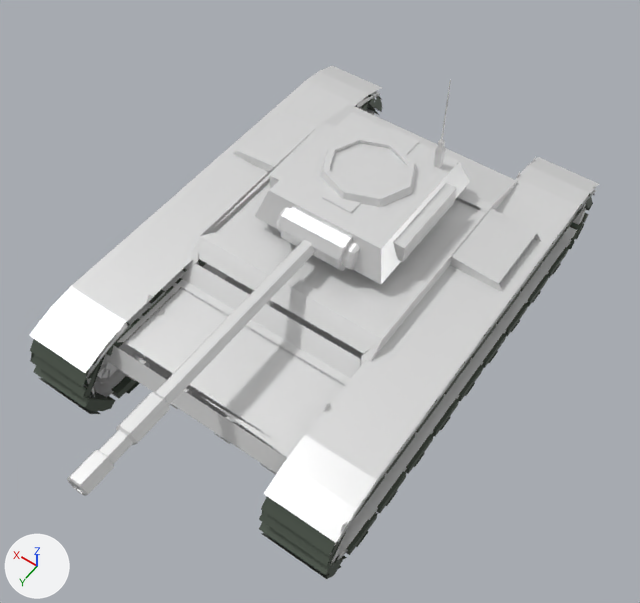
One commit to the glTF model assets/tank_guardian.glb: the scene before it, then after it.
Rendered twice from a camera (50 mm lens) standing at (-2.6, 3.8, 5.99) and looking at (-0.24, 0.49, 0.79). Every picture has the same lights, and +X, +Y and +Z are marked at lower left. The first picture is the older version. Where no turn or scale is listed for an object, it has been applied to the vertices. Vertices at exactly the same position are counted once.

Before the edit, the objects in view are built like this:
```python
ob_tankbody = bpy.data.objects.new('TankBody', me_tank_body)
ob_tankbody.location = (0.0, 0.0, 0.0)
ob_tankturret = bpy.data.objects.new('TankTurret', me_tank_turret)
ob_tankturret.location = (0.0, -0.543, 0.776)
```
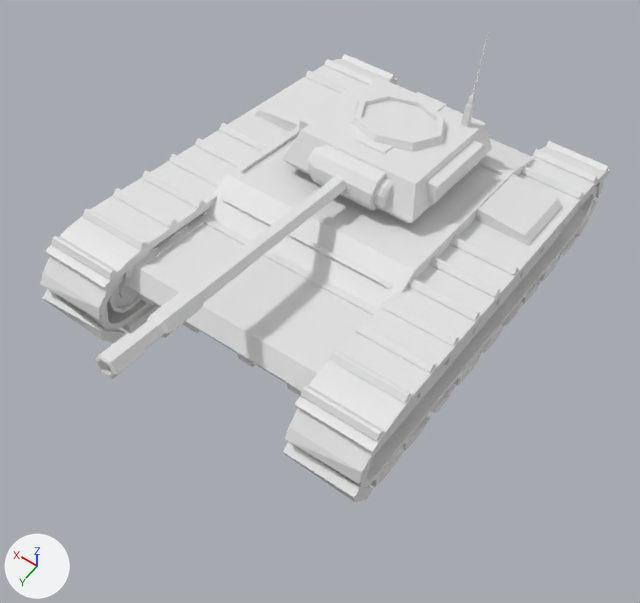
Where the newer file only moved an object's origin or applied its transform, the numbers keep the older frame.

Changed parts and their boxes (x1, y1, x2, y2) in the pictures (640 x 603 px; the box of a moved part takes in the faces that stretch with it):
'TankBody', surface changed, reshaped (13% shorter): before (29, 66, 599, 579); after (40, 54, 610, 502)
'TankTurret', surface changed, reshaped (16% shorter): before (67, 80, 470, 496); after (95, 28, 492, 379)
part 1 of me_tank_body, moved or reshaped: before (170, 387, 192, 409); after (183, 321, 200, 333)
part 2 of me_tank_body, rebuilt (18% shorter): before (107, 104, 518, 473); after (124, 88, 534, 391)
part 3 of me_tank_body, deleted: before (29, 66, 599, 579)
part 4 of me_tank_body, built on (mostly hidden before): before (334, 194, 593, 560); after (237, 141, 610, 502)
part 5 of me_tank_body, built on (mostly hidden before): before (360, 95, 382, 115); after (40, 54, 398, 343)
part 6 of me_tank_turret, moved or reshaped: before (255, 112, 470, 284); after (283, 77, 492, 223)
part 7 of me_tank_turret, moved or reshaped: before (434, 80, 451, 169); after (461, 28, 490, 127)
part 8 of me_tank_turret, moved or reshaped: before (277, 206, 360, 271); after (306, 145, 393, 211)
part 9 of me_tank_turret, moved or reshaped: before (320, 136, 417, 207); after (351, 93, 445, 152)
part 10 of me_tank_turret, moved or reshaped: before (67, 240, 315, 496); after (95, 175, 347, 379)
part 11 of me_tank_turret, rebuilt: before (322, 128, 420, 213); after (354, 92, 446, 154)
part 12 of me_tank_turret, deleted: before (393, 183, 457, 262)
part 13 of me_tank_turret, deleted: before (269, 123, 335, 189)
part 14 of me_tank_turret, added: after (426, 140, 484, 204)
part 15 of me_tank_turret, added: after (299, 85, 361, 132)

The change, as a list of edits to the scene's bpy script:
```text
Change mat_tankdark:
    where n0 = _N.new('ShaderNodeBsdfPrincipled'); n0.name = 'Principled BSDF'
    remove n0.inputs[1].default_value = 0.4  # 'Metallic'
    n0.inputs[2].default_value: 0.415 -> 0.6  # 'Roughness'
Change mat_tankpaint:
    where n0 = _N.new('ShaderNodeBsdfPrincipled'); n0.name = 'Principled BSDF'
    remove n0.inputs[1].default_value = 0.4  # 'Metallic'
    n0.inputs[2].default_value: 0.415 -> 0.55  # 'Roughness'
Change mat_tanklight:
    where n0 = _N.new('ShaderNodeBsdfPrincipled'); n0.name = 'Principled BSDF'
    remove n0.inputs[1].default_value = 0.4  # 'Metallic'
    n0.inputs[2].default_value: 0.415 -> 0.6  # 'Roughness'
Change mat_gunmetal:
    where n0 = _N.new('ShaderNodeBsdfPrincipled'); n0.name = 'Principled BSDF'
    remove n0.inputs[1].default_value = 0.4  # 'Metallic'
Change me_tank_body:
    remove me_tank_body.from_pydata(...)  # 2292 vertices, 1915 faces; spans x -1.38..1.38, y -2.02..2.02, z 0.0..0.89
    add me_tank_body.from_pydata(...)  # 2438 vertices, 4528 faces; spans x -1.38..1.38, y -2.25..1.73, z 0.0..1.38
    me_tank_body part 1: the loose piece of 8 vertices spanning x 0.18..0.31, y 1.51..1.7, z 0.45..0.53 is turned 10.4 degrees about the x axis through its middle and scaled by 0.996, then moved by (-0.01, -0.32, 0.58)
    me_tank_body part 2: the loose piece of 38 vertices spanning x -0.84..0.84, y -1.67..1.7, z 0.18..0.89 is rebuilt with 48 vertices and now spans x -0.84..0.84, y -1.91..1.38, z 0.25..1.28
    me_tank_body part 3: 214 loose pieces with 1830 vertices, spanning x -1.38..1.38, y -2.01..2.02, z 0.0..0.88, are deleted
    me_tank_body part 4: 231 vertices removed from x -1.37..-0.82, y -2.02..1.89, z 0.12..0.68; 1193 vertices added at x -1.38..-0.19, y -2.25..1.72, z 0.01..1.38
    me_tank_body part 5: 182 vertices removed from x 0.81..1.36, y -2.02..-0.15, z 0.21..0.7; 1186 vertices added at x 0.59..1.38, y -2.25..1.73, z 0.0..1.37
    remove me_tank_body.materials.append(mat_tracks)
Change me_tank_turret:
    remove me_tank_turret.from_pydata(...)  # 250 vertices, 472 faces; spans x -0.63..0.62, y -0.62..3.23, z 0.0..1.27
    add me_tank_turret.from_pydata(...)  # 250 vertices, 472 faces; spans x -0.63..0.62, y -0.93..2.8, z 0.07..1.38
    me_tank_turret part 6: the loose piece of 24 vertices spanning x -0.6..0.57, y -0.52..0.78, z 0.02..0.46 is turned 10.4 degrees about the x axis through its middle and scaled by 0.996, then moved by (0.0, -0.37, 0.2)
    me_tank_turret part 7: the loose piece of 24 vertices spanning x -0.44..-0.38, y -0.32..-0.27, z 0.42..1.27 is turned 10.4 degrees about the x axis through its middle and scaled by 0.996, then moved by (0.01, -0.47, 0.12)
    me_tank_turret part 8: the loose piece of 80 vertices spanning x -0.36..0.33, y 0.56..0.86, z 0.14..0.45 is turned 10.4 degrees about the x axis through its middle and scaled by 0.996, then moved by (0.0, -0.39, 0.31)
    me_tank_turret part 9: the loose piece of 32 vertices spanning x -0.42..0.39, y -0.29..0.45, z 0.42..0.52 is turned 10.4 degrees about the x axis through its middle and scaled by 0.996, then moved by (0.01, -0.41, 0.19)
    me_tank_turret part 10: the loose piece of 66 vertices spanning x -0.09..0.09, y 0.69..3.23, z 0.22..0.37 is turned 10.4 degrees about the x axis through its middle and scaled by 0.996, then moved by (0.0, -0.42, 0.53)
    me_tank_turret part 11: the loose piece of 8 vertices spanning x -0.15..0.12, y -0.62..0.52, z 0.0..0.47 is rebuilt with 8 vertices and now spans x -0.15..0.12, y -0.93..0.18, z 0.07..0.74
    me_tank_turret part 12: the loose piece of 8 vertices spanning x -0.63..-0.52, y -0.21..0.54, z 0.26..0.41 is deleted
    me_tank_turret part 13: the loose piece of 8 vertices spanning x 0.5..0.62, y -0.24..0.51, z 0.26..0.41 is deleted
    me_tank_turret part 14: 8 vertices added at x -0.63..-0.51, y -0.61..0.16, z 0.4..0.69
    me_tank_turret part 15: 8 vertices added at x 0.5..0.62, y -0.63..0.13, z 0.39..0.68
```
